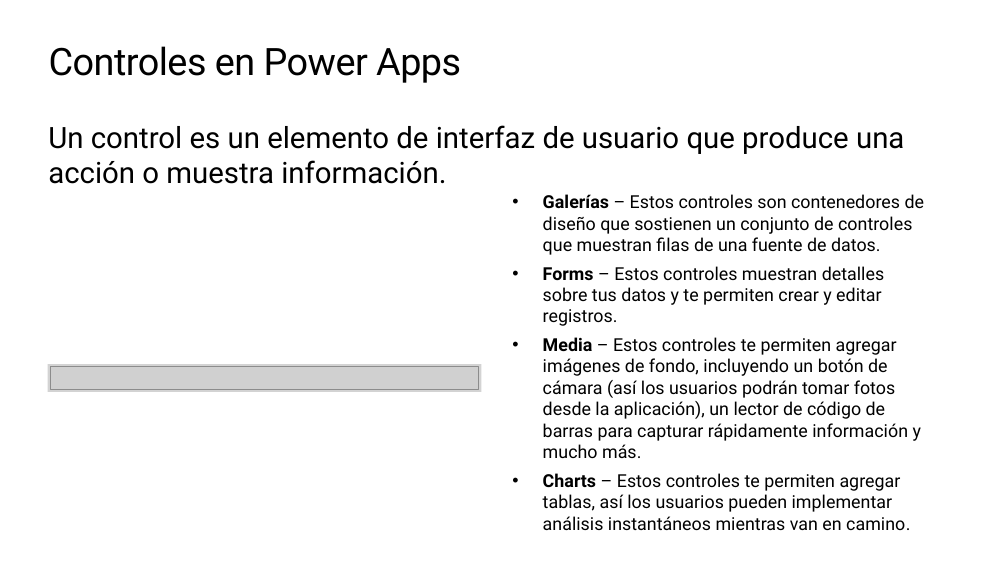
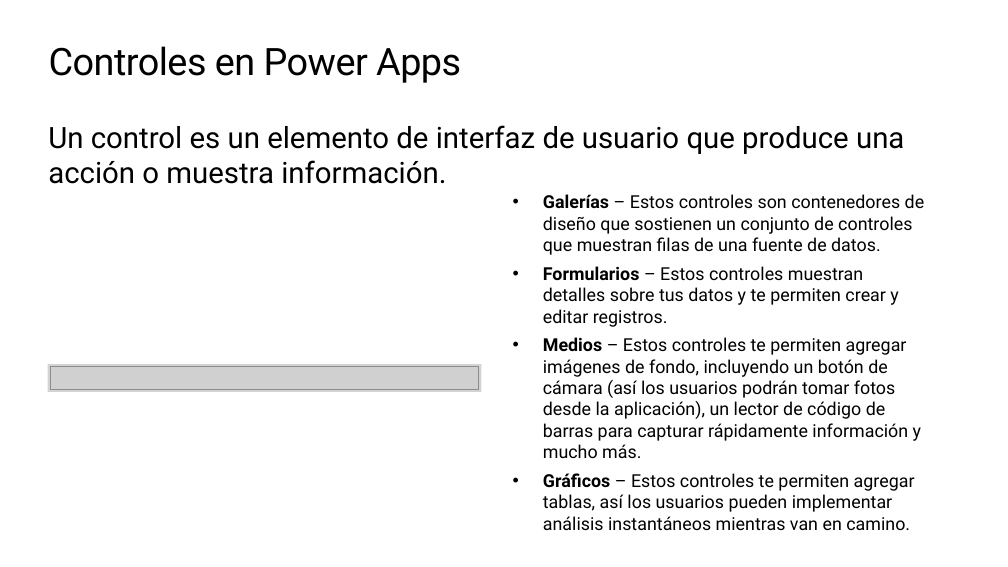
Before and after one commit to microsoft/workshop-library, a slide deck: slide 32 of full/power-platform-canvas-app/slides_es.pptx. Drawn at 1008x567 pixels with LibreOffice and Linux fonts; fonts in the diff are those of the drawing; grey boxes stand for pictures; background and template pictures are left out. Boxes give left, top, right and bottom in pixels: in the first picture for what was removed or moved away, otherwise in the second. Text is boxed around its words. In the diff, an @@ line names an element or a change of style, - is before the commit and + after.

```diff
--- a/full/power-platform-canvas-app/slides_es.pptx
+++ b/full/power-platform-canvas-app/slides_es.pptx
@@ text at box(543, 266, 921, 530): text changed @@
-• Forms – Estos controles muestran detalles sobre tus datos y te permiten crear y editar registros.
-• Media – Estos controles te permiten agregar imágenes de fondo, incluyendo un botón de cámara (así los usuarios podrán tomar fotos desde la aplicación), un lector de código de barras para capturar rápidamente información y mucho más.
-• Charts – Estos controles te permiten agregar tablas, así los usuarios pueden implementar análisis instantáneos mientras van en camino.
+• Formularios – Estos controles muestran detalles sobre tus datos y te permiten crear y editar registros.
+• Medios – Estos controles te permiten agregar imágenes de fondo, incluyendo un botón de cámara (así los usuarios podrán tomar fotos desde la aplicación), un lector de código de barras para capturar rápidamente información y mucho más.
+• Gráficos – Estos controles te permiten agregar tablas, así los usuarios pueden implementar análisis instantáneos mientras van en camino.
```
Also in this commit, not shown: 21 other slides changed, 6 slides added, 6 slides removed.
